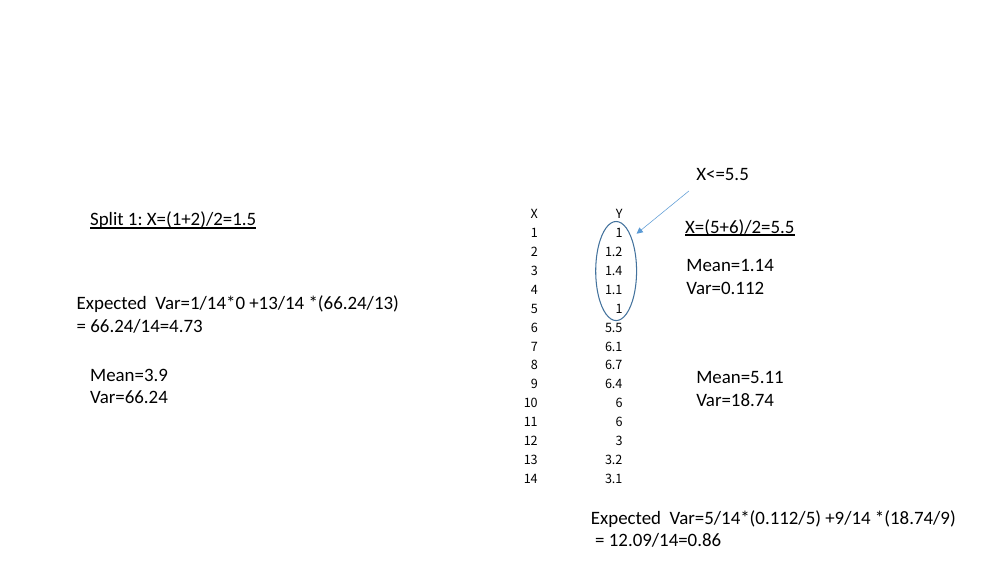
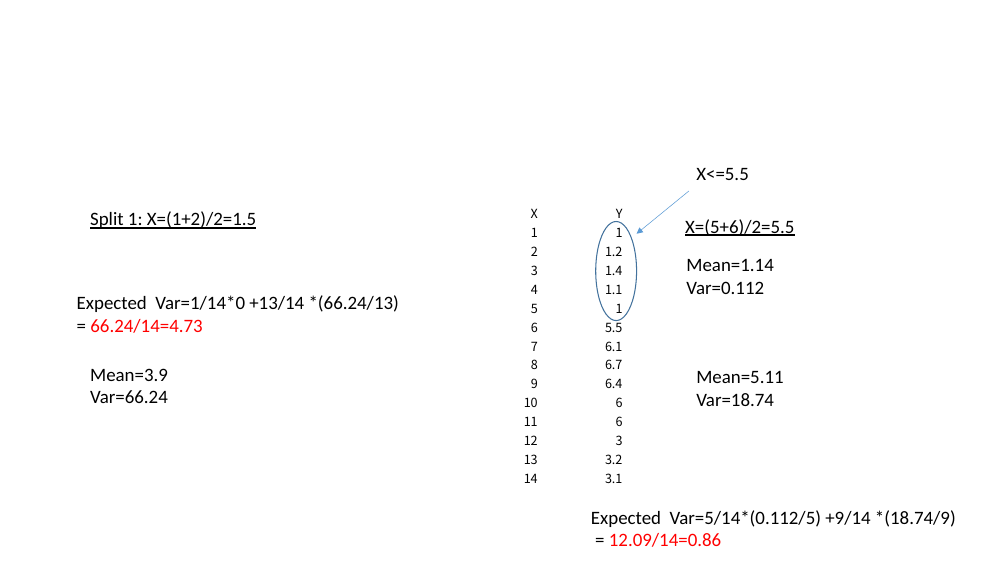
Before and after one commit to carina419/NTUST, a slide deck: slide 16 of MI5130701 資料探勘 Data Mining/Ensemble methods.pptx. Drawn at 1008x567 pixels with LibreOffice and Linux fonts; fonts in the diff are those of the drawing. Boxes give left, top, right and bottom in pixels: in the first picture for what was removed or moved away, otherwise in the second. Text is boxed around its words. In the diff, an @@ line names an element or a change of style, - is before the commit and + after.

```diff
--- a/MI5130701 資料探勘 Data Mining/Ensemble methods.pptx
+++ b/MI5130701 資料探勘 Data Mining/Ensemble methods.pptx
@@ text at [90,319,202,333]: text colour #000000 to #FF0000 in "66.24/14=4.73" @@
@@ text at [609,533,721,547]: text colour #000000 to #FF0000 in "12.09/14=0.86" @@
```
Also in this commit, not shown: 10 other slides changed, 4 other files.
